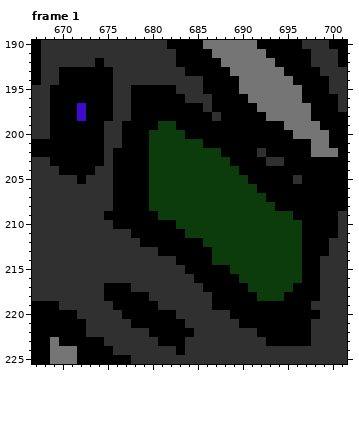
Pixel-art file, stored at dev/assets/gfx/raw/layers/bedRoom.aseprite. That is the earlier state.
764x590 pixels, 1 frame. Colours within 5 levels of each other are drawn and written as one. Shown: frame 1: x 667..701, y 190..225. The commit also changed other frames or places, which this record leaves out.
The same view after the edit:
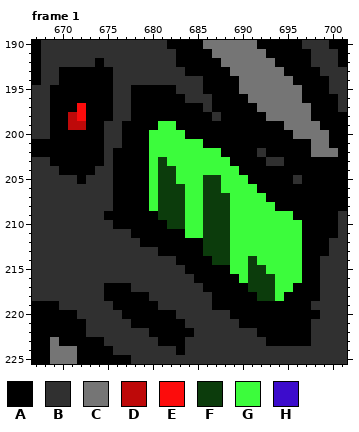
Palette (. is transparent): A #000000  B #303030  C #757575  D #be0909  E #fc0c0c  F #0c3c0c  G #3cfc3c  H #3c0ccc
The edit:
layer "animStereo" added
Frame 1, layer "animStereo":
y 197: x 672 H -> E
y 198: x 671..672 AH -> DE
y 199: x 671..672 AA -> DD; x 681..682 FF -> GG
y 200: x 680..683 FFFF -> GGGG
y 201: x 680..685 FFFFFF -> GGGGGG
y 202: x 680..687 FFFFFFFF -> GGGGGGGG
y 203: x 680 F -> G; x 682..688 FFFFFFF -> GGGGGGG
y 204: x 680 F -> G; x 683..689 FFFFFFF -> GGGGGGG
y 205: x 680 F -> G; x 683..685 FFF -> GGG; x 688..690 FFF -> GGG
y 206: x 680 F -> G; x 684..685 FF -> GG; x 688..691 FFFF -> GGGG
y 207: x 680 F -> G; x 684..685 FF -> GG; x 689..692 FFFF -> GGGG
y 208: x 680 F -> G; x 684..685 FF -> GG; x 689..693 FFFFF -> GGGGG
y 209: x 684..685 FF -> GG; x 689..695 FFFFFFF -> GGGGGGG
y 210: x 682 A -> F; x 684..685 FF -> GG; x 689..696 FFFFFFFF -> GGGGGGGG
y 211: x 684..685 FF -> GG; x 689..696 FFFFFFFF -> GGGGGGGG
y 212: x 689..696 FFFFFFFF -> GGGGGGGG
y 213: x 686 A -> F; x 689..696 FFFFFFFF -> GGGGGGGG
y 214: x 689..690 FF -> GG; x 692..696 FFFFF -> GGGGG
y 215: x 689..690 FF -> GG; x 693..696 FFFF -> GGGG
y 216: x 690 F -> G; x 694..696 FFF -> GGG
y 217: x 694..695 FF -> GG
y 218: x 694 F -> G
Where, in picture pixels (left, top, right, bottom), the same in both pictures:
changed: (68, 103, 86, 130)
changed: (149, 121, 302, 301)
